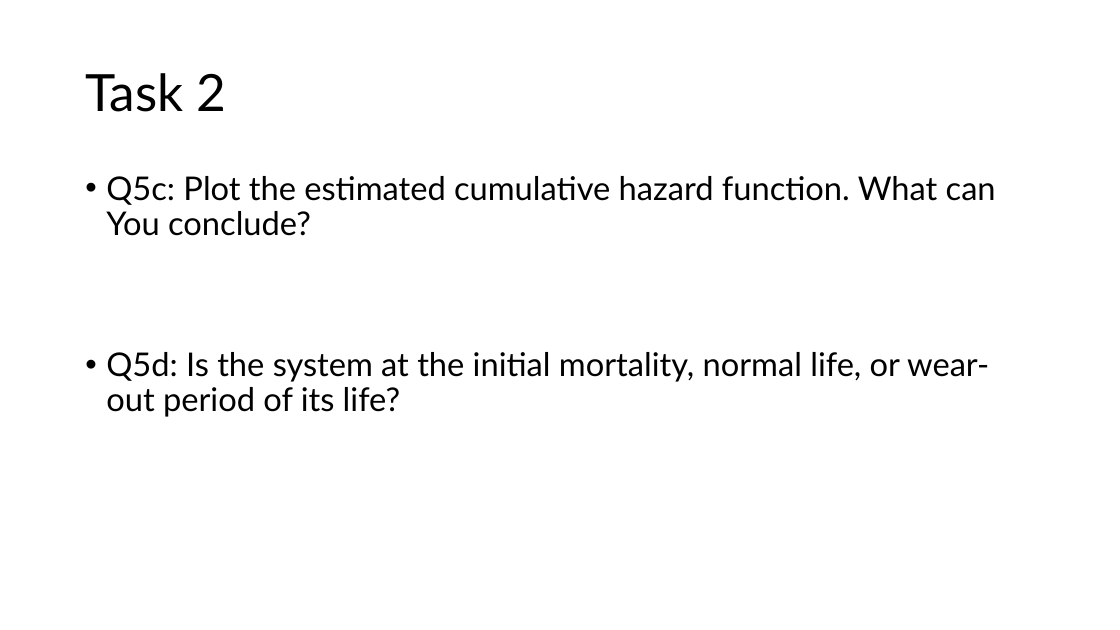
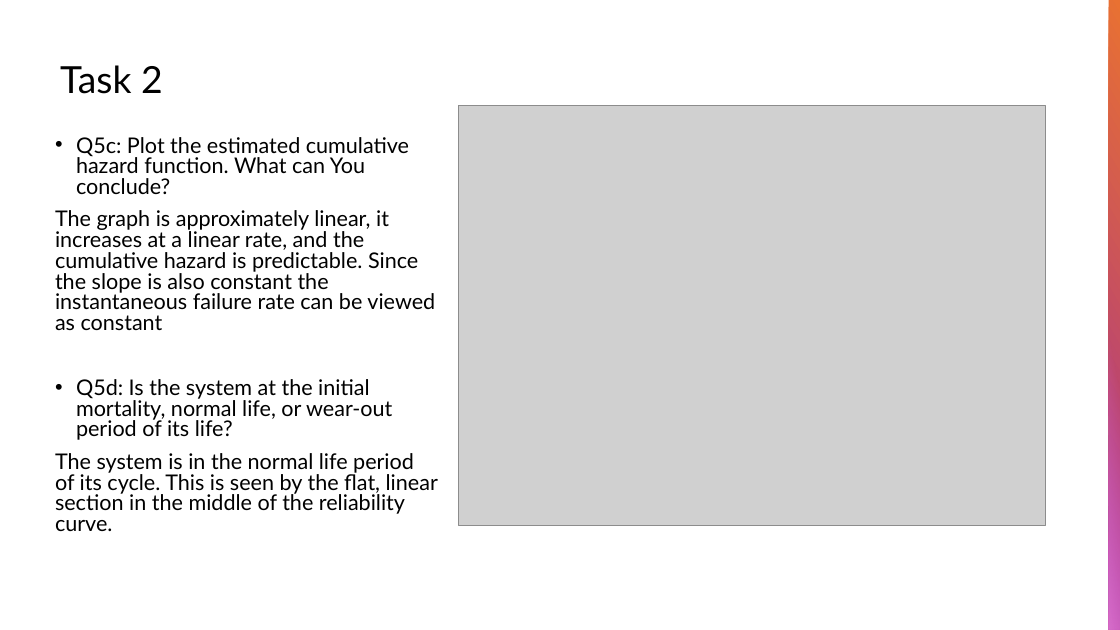
Before and after one commit to DhruvVohra11/gpu_cluster_analysis, a slide deck: slide 6 of ece313_sp26_project_task_2.pptx. Drawn at 1120x630 pixels with LibreOffice and Linux fonts; fonts in the diff are those of the drawing; grey boxes stand for pictures. Boxes give left, top, right and bottom in pixels: in the first picture for what was removed or moved away, otherwise in the second. Text is boxed around its words. In the diff, an @@ line names an element or a change of style, - is before the commit and + after.

```diff
--- a/ece313_sp26_project_task_2.pptx
+++ b/ece313_sp26_project_task_2.pptx
@@ title "Task 2": place and size @@
-title "Task 2" at [85,73,227,112]
+title "Task 2" at [60,65,163,94]
@@ title "Task 2" at [60,65,163,94]: size 44 to 32 pt; vertical alignment middle to bottom @@
@@ rectangle added at [1109,0,1120,630], fill gradient #E97132 to #A02B93 @@
@@ picture added at [458,106,1045,526] @@
@@ text "Q5c: Plot the estimated cumulative ...": place and size @@
-text "Q5c: Plot the estimated cumulative ..." at [106,176,996,417]
+text "Q5c: Plot the estimated cumulative ..." at [55,137,438,531]
@@ text at [76,137,409,440]: size 28 to 18.5 pt in "Q5c: Plot the estimated cumulative hazard function. ...", "Q5d: Is the system at the initial ..."; line spacing 0.9 to 0.8 @@
@@ text at [55,210,435,330]: paragraph added @@
+The graph is approximately linear, it increases at a linear rate, and the cumulative hazard is predictable. Since the slope is also constant the instantaneous failure rate can be viewed as constant
@@ rectangle added at [1109,324,1120,630], fill gradient #D86ECC @@
@@ text at [55,453,438,531]: paragraph added @@
+The system is in the normal life period of its cycle. This is seen by the flat, linear section in the middle of the reliability curve.
```
Also in this commit, not shown: 3 other slides changed, 2 slides added, 1 slide removed, 5 other files.
